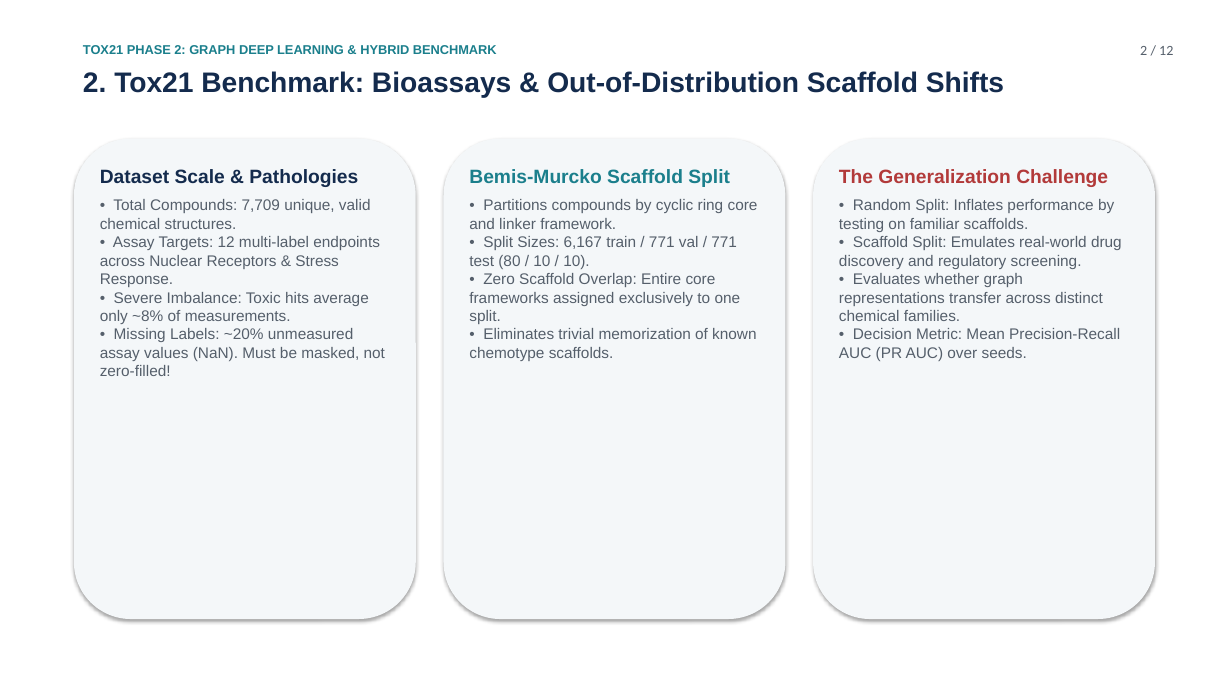
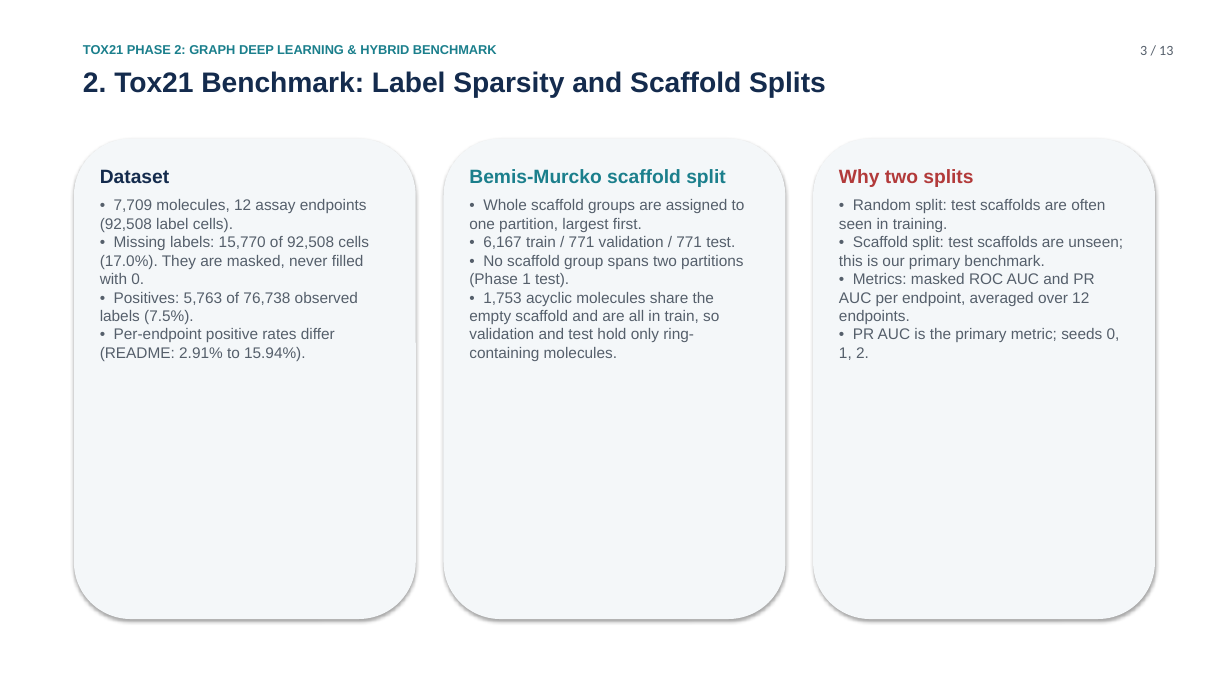
Before and after one commit to GabbyMymus/Molecular-Toxicity-Prediction, a slide deck: slide 3 of tox21-phase1/slides_phase2/tox21_phase2.pptx. Drawn at 1232x693 pixels with LibreOffice and Linux fonts; fonts in the diff are those of the drawing. Boxes give left, top, right and bottom in pixels: in the first picture for what was removed or moved away, otherwise in the second. Text is boxed around its words. In the diff, an @@ line names an element or a change of style, - is before the commit and + after.

```diff
--- a/tox21-phase1/slides_phase2/tox21_phase2.pptx
+++ b/tox21-phase1/slides_phase2/tox21_phase2.pptx
@@ text at <box>1140,46,1173,55</box>: text changed @@
-2 / 12
+3 / 13
@@ text at <box>83,71,826,98</box>: text changed @@
-2. Tox21 Benchmark: Bioassays & Out-of-Distribution Scaffold Shifts
+2. Tox21 Benchmark: Label Sparsity and Scaffold Splits
@@ text at <box>100,169,369,361</box>: text changed @@
-Dataset Scale & Pathologies
-• Total Compounds: 7,709 unique, valid chemical structures.
-• Assay Targets: 12 multi-label endpoints across Nuclear Receptors & Stress Response.
-• Severe Imbalance: Toxic hits average only ~8% of measurements.
-• Missing Labels: ~20% unmeasured assay values (NaN). Must be masked, not zero-filled!
+Dataset
+• 7,709 molecules, 12 assay endpoints (92,508 label cells).
+• Missing labels: 15,770 of 92,508 cells (17.0%). They are masked, never filled with 0.
+• Positives: 5,763 of 76,738 observed labels (7.5%).
+• Per-endpoint positive rates differ (README: 2.91% to 15.94%).
@@ text at <box>469,169,745,361</box>: text changed @@
-Bemis-Murcko Scaffold Split
-• Partitions compounds by cyclic ring core and linker framework.
-• Split Sizes: 6,167 train / 771 val / 771 test (80 / 10 / 10).
-• Zero Scaffold Overlap: Entire core frameworks assigned exclusively to one split.
-• Eliminates trivial memorization of known chemotype scaffolds.
+Bemis-Murcko scaffold split
+• Whole scaffold groups are assigned to one partition, largest first.
+• 6,167 train / 771 validation / 771 test.
+• No scaffold group spans two partitions (Phase 1 test).
+• 1,753 acyclic molecules share the empty scaffold and are all in train, so validation and test hold only ring-containing molecules.
@@ text at <box>839,169,1123,360</box>: text changed @@
-The Generalization Challenge
-• Random Split: Inflates performance by testing on familiar scaffolds.
-• Scaffold Split: Emulates real-world drug discovery and regulatory screening.
-• Evaluates whether graph representations transfer across distinct chemical families.
-• Decision Metric: Mean Precision-Recall AUC (PR AUC) over seeds.
+Why two splits
+• Random split: test scaffolds are often seen in training.
+• Scaffold split: test scaffolds are unseen; this is our primary benchmark.
+• Metrics: masked ROC AUC and PR AUC per endpoint, averaged over 12 endpoints.
+• PR AUC is the primary metric; seeds 0, 1, 2.
```
Also in this commit, not shown: 9 other slides changed, 3 slides added, 2 slides removed, 2 other files.
